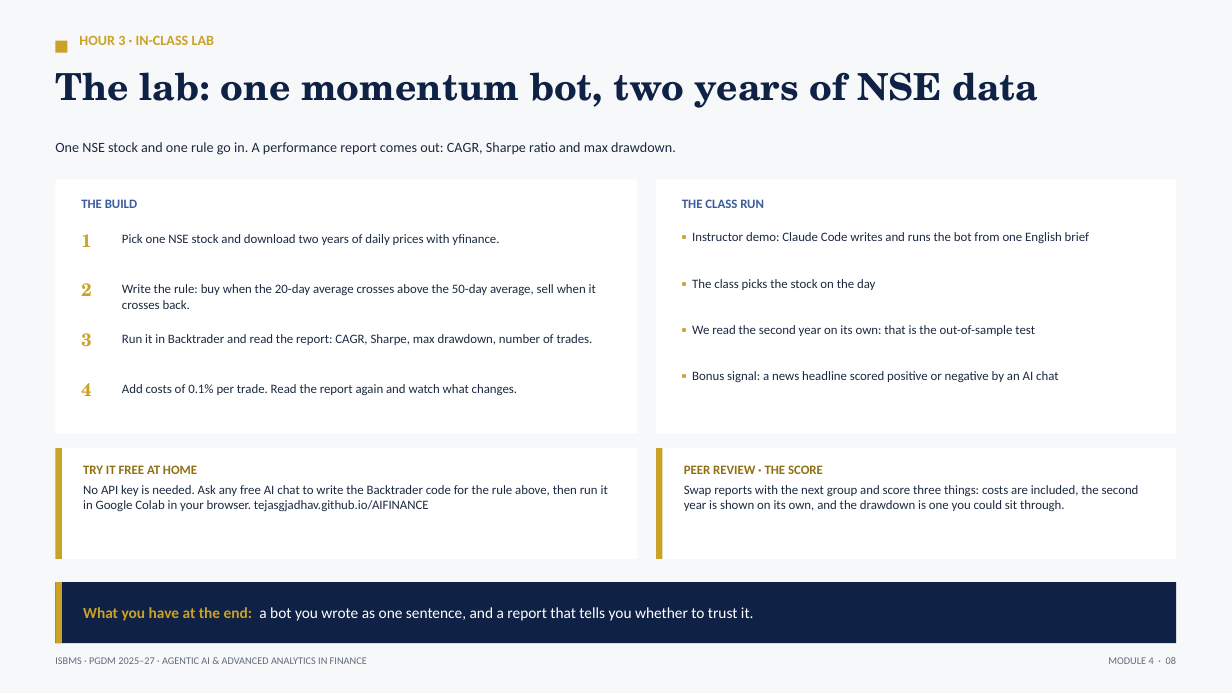
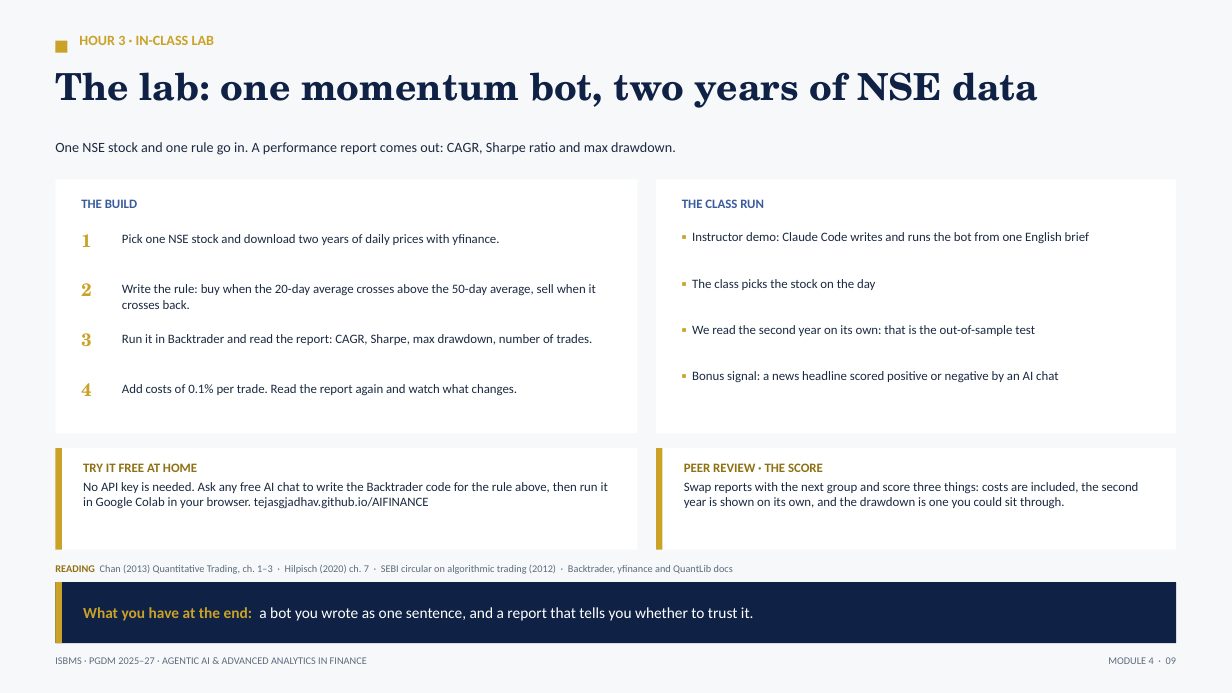
Before and after one commit to tejasgjadhav/AIFINANCE, a slide deck: slide 9 of slides/Module-04-Algorithmic-Trading-and-Execution.pptx (slide 8 before the commit). Drawn at 1232x693 pixels with LibreOffice and Linux fonts; fonts in the diff are those of the drawing. Boxes give left, top, right and bottom in pixels: in the first picture for what was removed or moved away, otherwise in the second. Text is boxed around its words. In the diff, an @@ line names an element or a change of style, - is before the commit and + after.

```diff
--- a/slides/Module-04-Algorithmic-Trading-and-Execution.pptx
+++ b/slides/Module-04-Algorithmic-Trading-and-Execution.pptx
@@ rectangle: place and size @@
-rectangle at [55, 448, 638, 559]
+rectangle at [55, 448, 638, 550]
@@ rectangle: place and size @@
-rectangle at [55, 448, 62, 559]
+rectangle at [55, 448, 62, 550]
@@ rectangle: place and size @@
-rectangle at [656, 448, 1177, 559]
+rectangle at [656, 448, 1177, 550]
@@ rectangle: place and size @@
-rectangle at [656, 448, 663, 559]
+rectangle at [656, 448, 663, 550]
@@ text added at [55, 565, 733, 574], 8 pt, text #5D6B7E @@
+READING Chan (2013) Quantitative Trading, ch. 1–3 · Hilpisch (2020) ch. 7 · SEBI circular on algorithmic trading (2012) · Backtrader, yfinance and QuantLib docs
@@ text at [1108, 657, 1176, 664]: text changed @@
-MODULE 4 · 08
+MODULE 4 · 09
```
Also in this commit, not shown: 6 other slides changed, 1 slide added, 1 other file.
